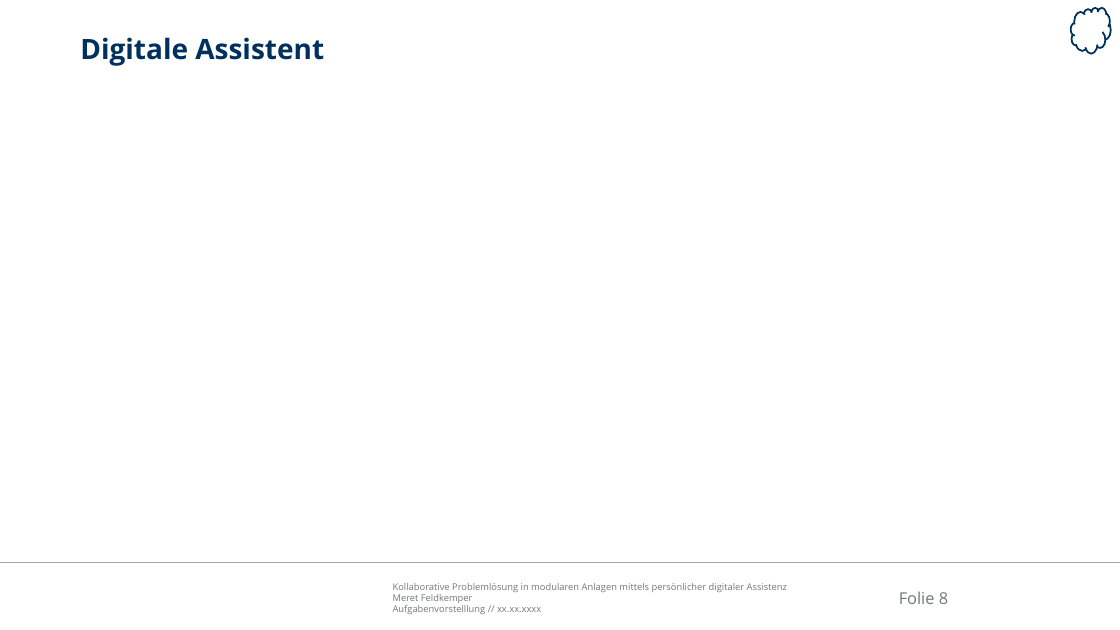
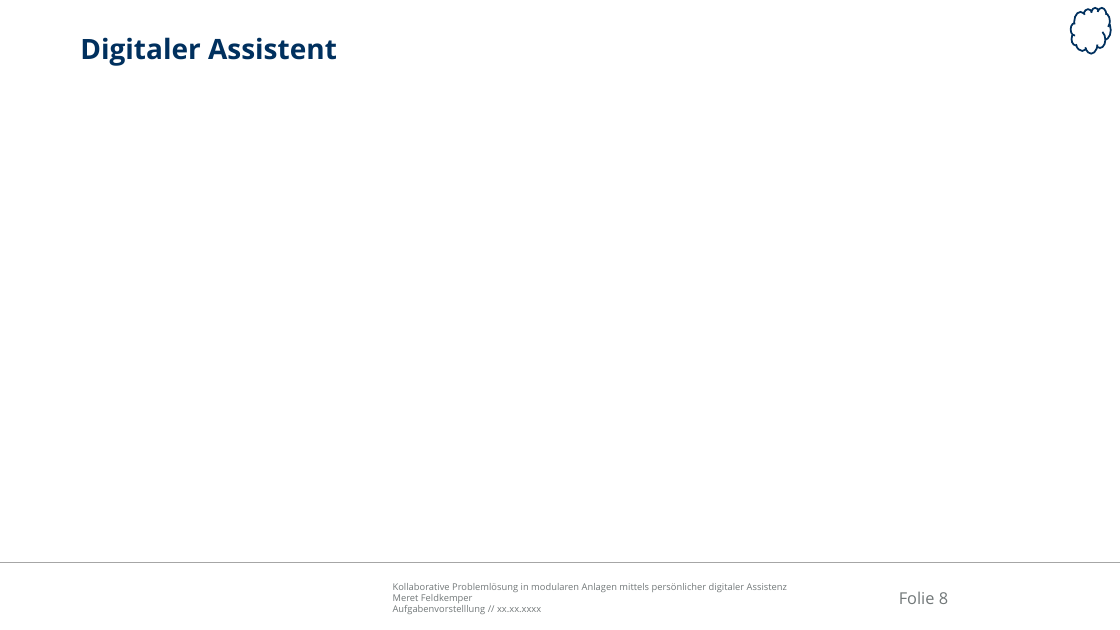
Before and after one commit to Ral3007/Diplomarbeit, a slide deck: slide 8 of Dokumente/Präsentationen/2019-01-07_DA_Feldkemper_Aufgabenvorstellung.pptx. Drawn at 1120x630 pixels with LibreOffice and Linux fonts; fonts in the diff are those of the drawing; background and template pictures are left out. Boxes give left, top, right and bottom in pixels: in the first picture for what was removed or moved away, otherwise in the second. Text is boxed around its words. In the diff, an @@ line names an element or a change of style, - is before the commit and + after.

```diff
--- a/Dokumente/Präsentationen/2019-01-07_DA_Feldkemper_Aufgabenvorstellung.pptx
+++ b/Dokumente/Präsentationen/2019-01-07_DA_Feldkemper_Aufgabenvorstellung.pptx
@@ title at (80,37,337,66): text changed @@
-Digitale Assistent
+Digitaler Assistent
```
Also in this commit, not shown: 2 other slides changed, 15 other files.
